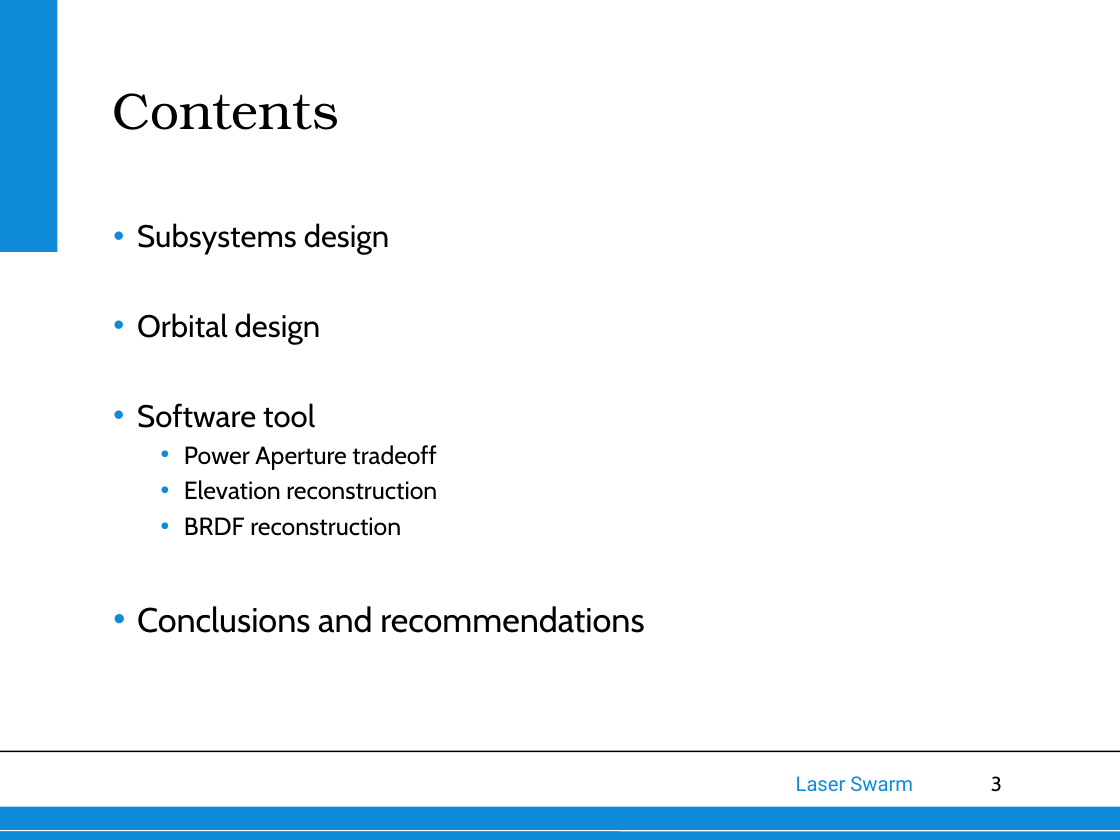
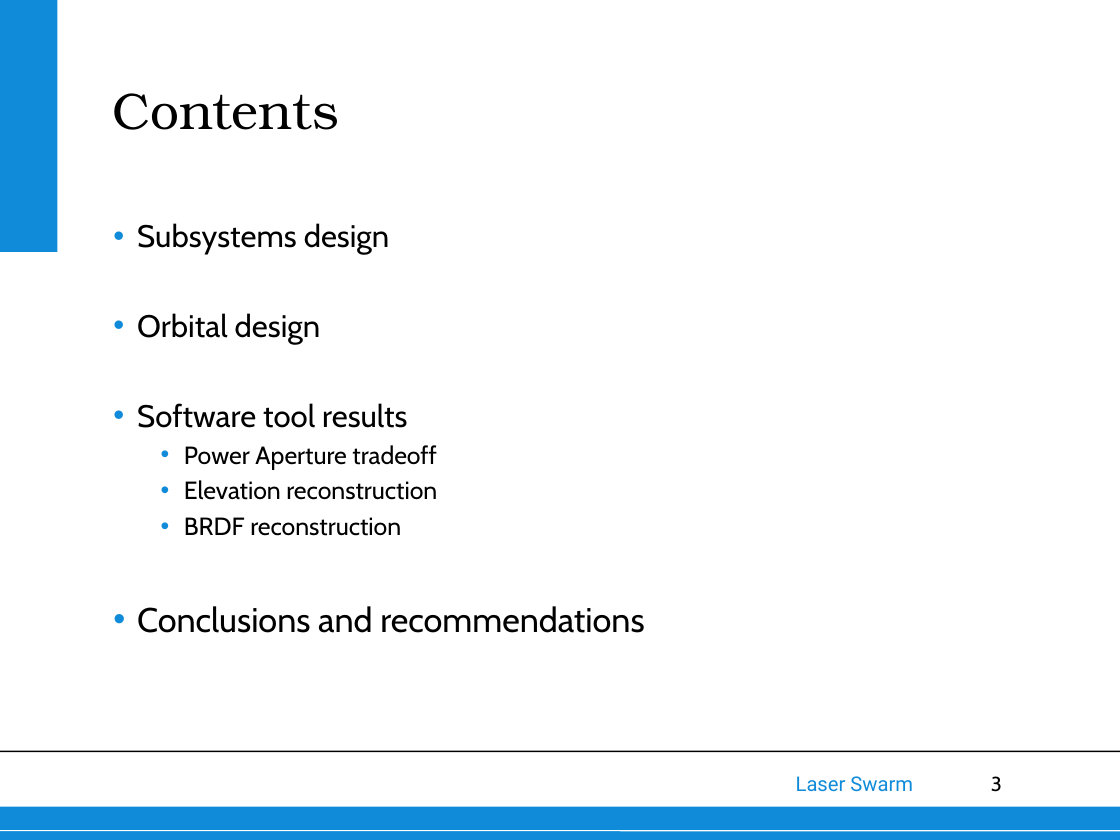
Before and after one commit to thewisenerd/laser-swarm, a slide deck: slide 3 of finalPresentation/FinalPresentation.ppt. Drawn at 1120x840 pixels with LibreOffice and Linux fonts; fonts in the diff are those of the drawing; background and template pictures are left out. Boxes give left, top, right and bottom in pixels: in the first picture for what was removed or moved away, otherwise in the second. Text is boxed around its words. In the diff, an @@ line names an element or a change of style, - is before the commit and + after.

```diff
--- a/finalPresentation/FinalPresentation.ppt
+++ b/finalPresentation/FinalPresentation.ppt
@@ text at [137,403,407,428]: text changed @@
-• Software tool
+• Software tool results
```
Also in this commit, not shown: 6 other slides changed, 16 slides added, 1 slide removed.
